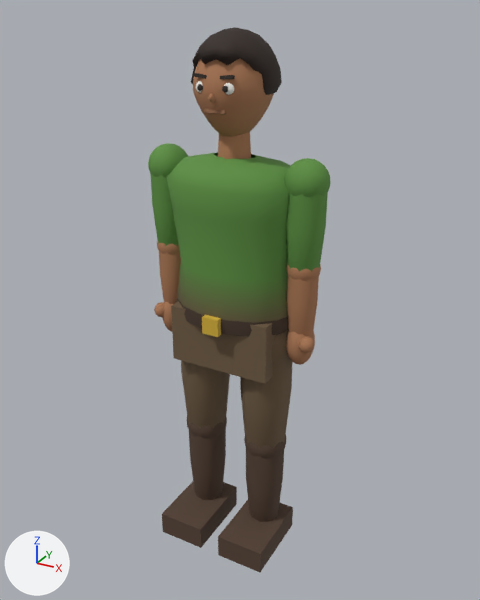
An edit to the glTF model gallery/char_villager.glb, drawn before and after from the same camera.
Before and after are seen from a camera (50 mm lens) standing at (0.942, -1.681, 1.723) and looking at (0.006, 0.021, 0.873). The lights are fixed; the arrows at lower left show +X, +Y and +Z. The picture after the commit comes second. Vertices at exactly the same position are counted once.

The first picture shows 'character'.
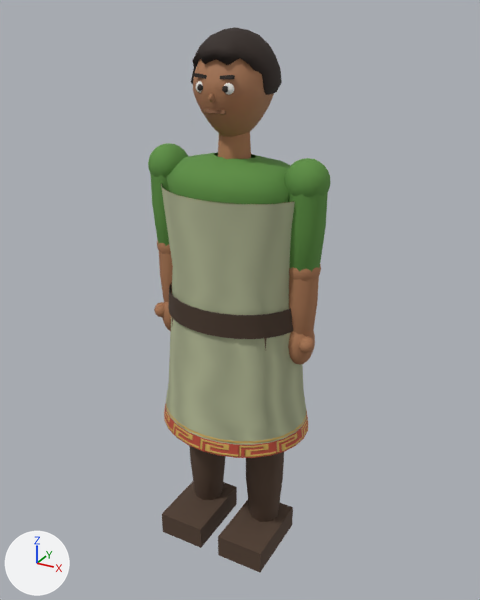
What differs and where, as boxes [x1, y1, x2, y2] in the pictures (480 x 600 px):
part 1 of me_character, rebuilt
    before: [176, 298, 288, 337]
    after: [168, 282, 293, 339]
part 2 of me_character, added (green)
    after: [161, 183, 308, 458]
part 3 of me_character, deleted
    before: [202, 315, 221, 337]

Edits to the bpy script that builds the scene:
```text
Add img_image_2:
    img_image_2 = load_image('Image_2', '_unpacked/Image_2', 512, 512, 'Non-Color')
Add img_image_1:
    img_image_1 = load_image('Image_1', '_unpacked/Image_1', 512, 512, 'Non-Color')
Add img_image_0:
    img_image_0 = load_image('Image_0', '_unpacked/Image_0', 512, 512, 'sRGB')
Add img_image_3:
    img_image_3 = load_image('Image_3', '_unpacked/Image_3', 512, 512, 'sRGB')
Add img_image_5:
    img_image_5 = load_image('Image_5', '_unpacked/Image_5', 512, 512, 'Non-Color')
Add img_image_4:
    img_image_4 = load_image('Image_4', '_unpacked/Image_4', 512, 512, 'Non-Color')
Add img_image_7:
    img_image_7 = load_image('Image_7', '_unpacked/Image_7', 512, 512, 'Non-Color')
Add img_image_8:
    img_image_8 = load_image('Image_8', '_unpacked/Image_8', 512, 512, 'Non-Color')
Add img_image_6:
    img_image_6 = load_image('Image_6', '_unpacked/Image_6', 512, 512, 'sRGB')
Add mat_material_1:
    mat_material_1 = bpy.data.materials.new('Material_1')
    # uses the picture img_image_0
    # uses the picture img_image_1
    # uses the picture img_image_2
Add mat_material_2:
    mat_material_2 = bpy.data.materials.new('Material_2')
    # uses the picture img_image_3
    # uses the picture img_image_4
    # uses the picture img_image_5
Add mat_material_3:
    mat_material_3 = bpy.data.materials.new('Material_3')
    # uses the picture img_image_6
    # uses the picture img_image_7
    # uses the picture img_image_8
Change me_character:
    used by ob_character; location = (0.0, 0.0, 0.0)
    remove me_character.from_pydata(...)  # 4607 vertices, 8849 faces; spans x -0.29..0.29, y -0.19..0.15, z 0.0..1.68
    add me_character.from_pydata(...)  # 4760 vertices, 9061 faces; spans x -0.29..0.29, y -0.22..0.22, z 0.0..1.68
    me_character part 1: the loose piece of 42 vertices spanning x -0.2..0.2, y -0.14..0.14, z 0.83..0.87 is rebuilt with 58 vertices and now spans x -0.22..0.22, y -0.18..0.18, z 0.84..0.91, in mat_material_3
    me_character part 2: a new loose piece of 145 vertices spanning x -0.26..0.26, y -0.22..0.22, z 0.44..1.24, in mat_material_2
    me_character part 3: the loose piece of 8 vertices spanning x -0.03..0.03, y -0.15..-0.13, z 0.82..0.88 is deleted
    other edits to the shape of me_character do not show in these pictures
    add me_character.materials.append(mat_material_1)
    add me_character.materials.append(mat_material_2)
    add me_character.materials.append(mat_material_3)
```
